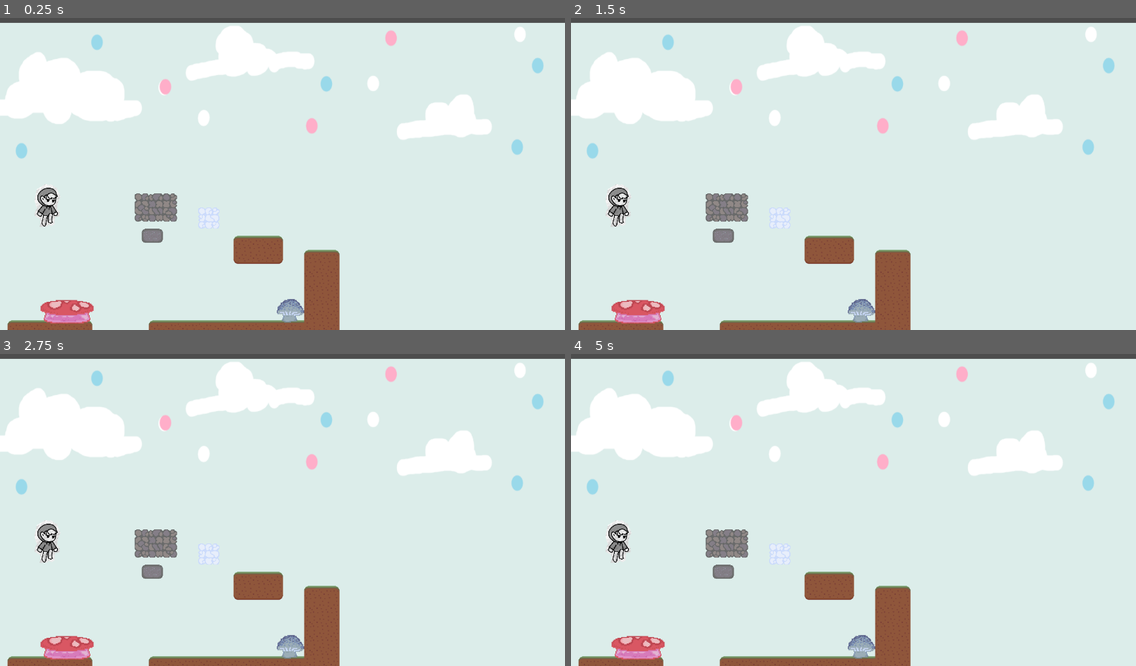
Above: before the commit, frames 1-4 (two rows, left to right).
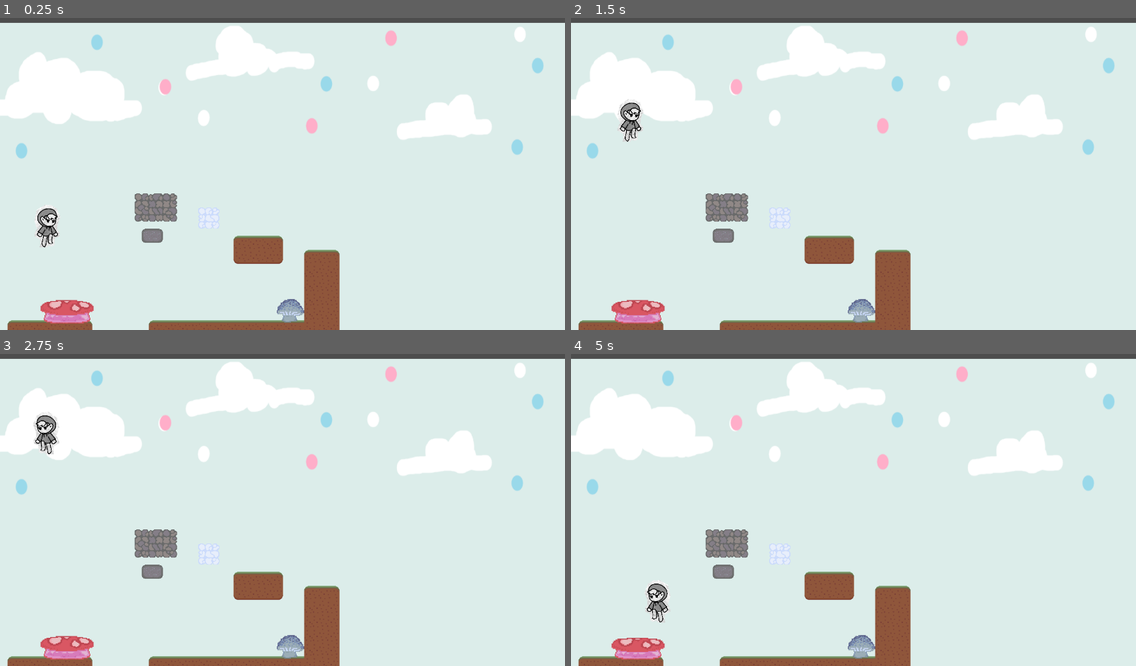
Above: after the commit, the same moments.

Repository: SpaceCCandy/Haven-GameJam
Game: Godot game, scene res://assets/main.tscn
Same seed, same stepped clock (60 frames per second), same inputs: the game is played once before the commit and once after it.
Inputs:
- Up to frame 1 (0.25 s): no input
- Up to frame 2 (1.5 s): hold D (right) from 0.53 s (still down); tap W (jump) at 0.77 s
- Up to frame 3 (2.75 s): tap W (jump) at 1.52 s; release D (right) at 2.03 s; hold A (left) from 2.03 s (still down)
- Up to frame 4 (5 s): release A (left) at 2.78 s; hold D (right) 2.78-4.28 s; tap W (jump) at 3.02, 3.77, 4.52 s; hold A (left) from 4.28 s (still down)

The runs differ from the first frame. In frame 1, 0.5% of the frame differs, in the area x 6-11%, y 53-74%; in frame 2, 0.6%; in frame 3, 0.7%; in frame 4, 0.8%, in the area x 6-18%, y 53-97%.
Error before the commit: Invalid type in utility function "move_toward()". Cannot convert argument 3 from Nil to float. (res://assets/scripts/player.gd:35)

Commit message:
Update player.gd

Diff:
--- a/assets/scripts/player.gd
+++ b/assets/scripts/player.gd
@@ -1,12 +1,12 @@
 extends CharacterBody2D
 @onready var animated_sprite_2d: AnimatedSprite2D = $AnimatedSprite2D
 
-const XACCELERATION = 10
+const XACCELERATION = 1
 const JUMP_VELOCITY = -600
 const JUMP_PAD = -1800
 const XTERMINAL_SPEED = 300
 
-var XSPEED
+var XSPEED = 0
 
 func _physics_process(delta: float) -> void:
 		# Animation
@@ -32,6 +32,7 @@
 			XSPEED += XACCELERATION
 		velocity.x = direction * XSPEED
 	else:
+		XSPEED = 0
 		velocity.x = move_toward(velocity.x, 0, XSPEED)
 
 	move_and_slide()
